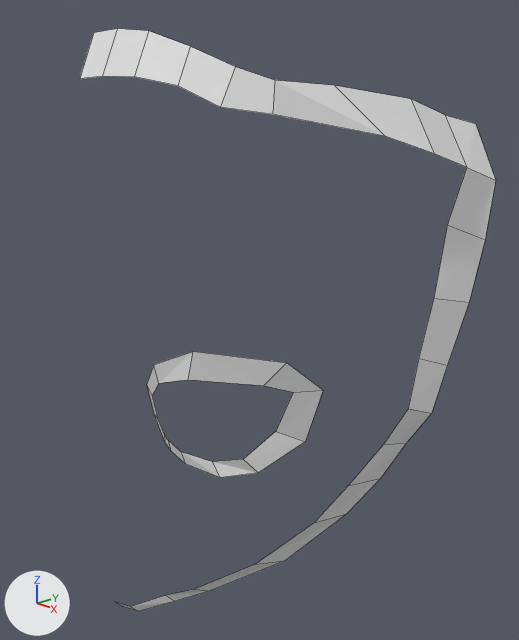
The Blender file anime_character_miabel.blend as it was, and as the next commit left it.
Both versions are drawn from a 50 mm lens placed at (0.265, -0.266, 1.86), pointed at (0.016, -0.033, 1.752). Arrows for +X, +Y and +Z are at lower left; the lights stay in place. Mesh edges are drawn as thin lines.

The scene before the commit, as lines of its bpy script (objects in view):
```python
me_plane = bpy.data.meshes.new('Plane')
me_plane.from_pydata(...)  # 68 vertices, 33 faces; spans x 0.0..0.115, y -0.116..0.012, z 1.615..1.882
ob_plane = bpy.data.objects.new('Plane', me_plane)
ob_plane.location = (0.0, 0.0, 0.0)
```
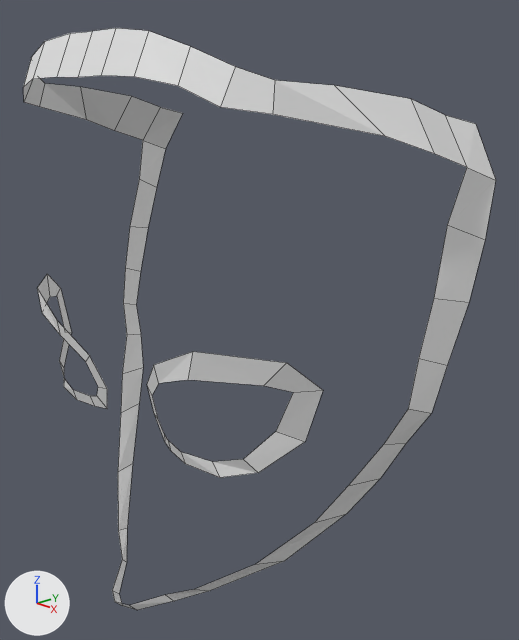
The change, as JSON lines over the scene's bpy script:
```json
{"op": "add", "block": "ob_plane", "code": "_m = ob_plane.modifiers.new('Mirror', 'MIRROR')"}
{"op": "add", "block": "ob_plane", "code": "_m.use_clip = True"}
```

Changed parts and their boxes [x1, y1, x2, y2] in the pictures (519 x 640 px):
```json
{"object": "Plane", "change": "modifiers changed", "before": [80, 29, 496, 611], "after": [23, 28, 496, 610], "on screen": "14% wider"}
```
